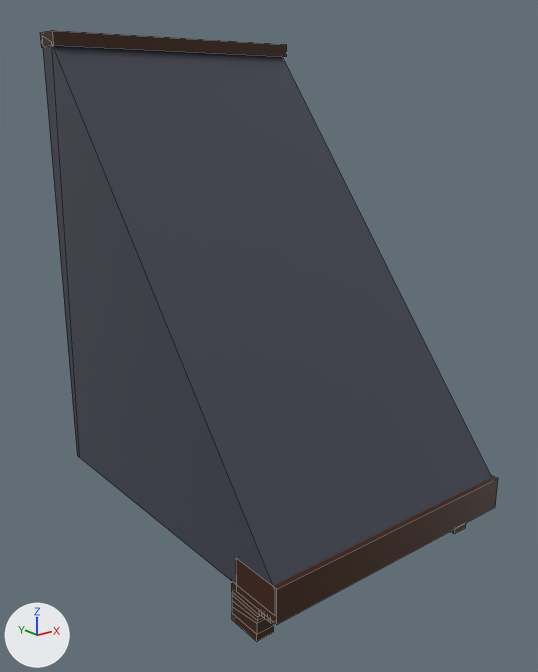
The FBX model 3D/Batiment/MaisonRicheVillage/MaisRich_toit.fbx: old version first, new version second.
Camera for both pictures: a 50 mm camera at (-0.505, -0.649, 0.315) aimed at (-0.018, -0.041, 0.072). Every picture has the same lights, and +X, +Y and +Z are marked at lower left. Mesh edges are drawn as thin lines. Where no turn or scale is listed for an object, it has been applied to the vertices.
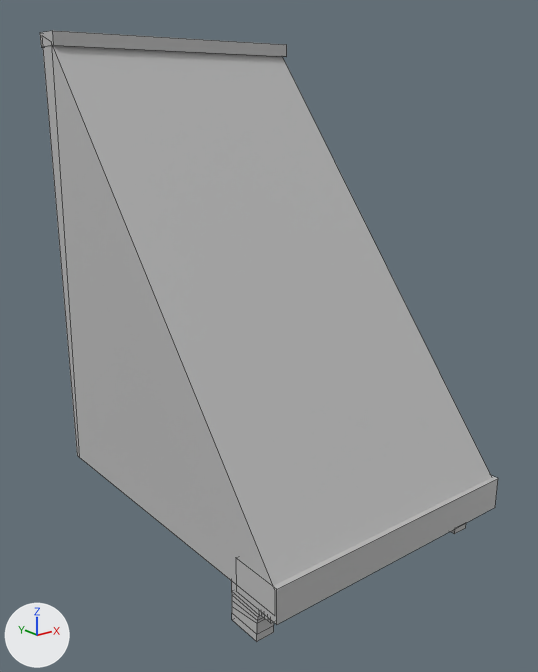
The newer file is also turned or shifted as a whole; pictures and numbers use the older file's frame.

Patch to the scene script:
```diff
--- a/3D/Batiment/MaisonRicheVillage/MaisRich_toit.fbx.py
+++ b/3D/Batiment/MaisonRicheVillage/MaisRich_toit.fbx.py
@@ mat_defaultpolygonshader @@
+mat_defaultpolygonshader = principled_material('defaultPolygonShader')
+mat_defaultpolygonshader.base_color = (0.5, 0.5, 0.5)  # grey #bcbcbc
@@ me_mesh @@
 me_mesh.from_pydata(...)  # 116 vertices, 106 faces; spans x -0.156..0.156, y -0.199..0.199, z -0.269..0.269
 # used by ob_polysurface102; location = (-0.006, -0.033, 0.116)
+# me_mesh part 1: all 97 faces that had it switch from mat_bois (brown #3d1c00) to mat_defaultpolygonshader (grey #bcbcbc)
+# me_mesh part 2: all 9 faces that had it switch from mat_toit (dark blue #3f414f) to mat_defaultpolygonshader (grey #bcbcbc)
```

Location of each change, [x1, y1, x2, y2] in pixels of the pictures (538 x 672 px):
part 1 of me_mesh, recoloured (brown to grey)
    both: [40, 30, 498, 641]
part 2 of me_mesh, recoloured
    both: [43, 46, 492, 586]
